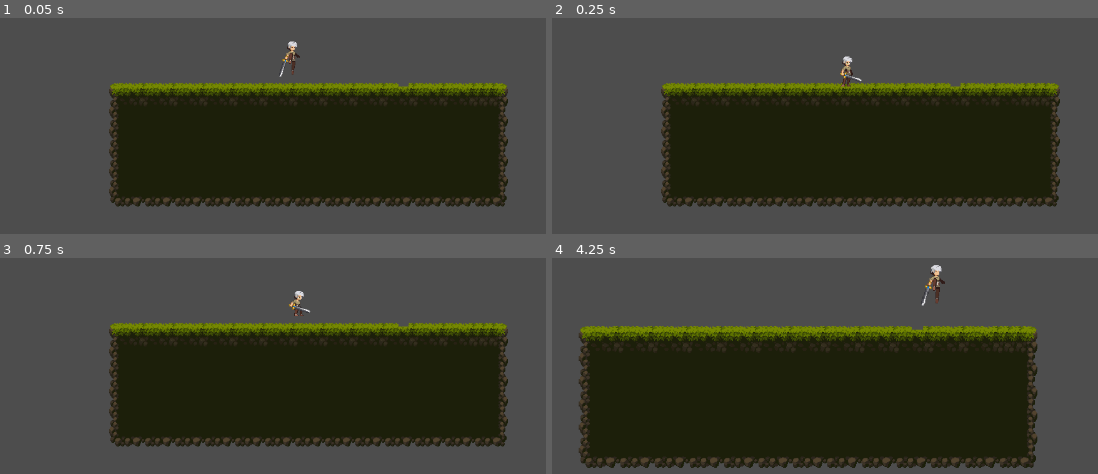
Above: before the commit, frames 1-4 (two rows, left to right).
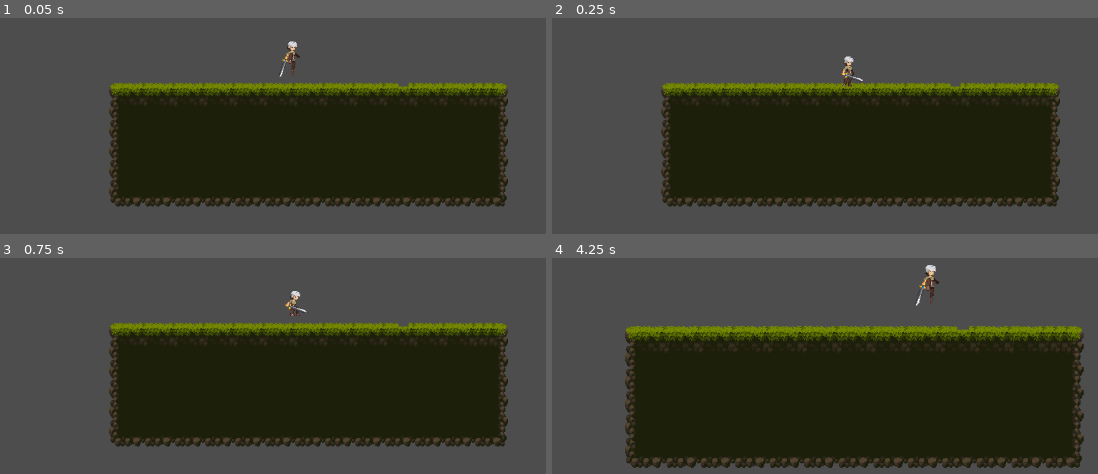
Above: after the commit, the same moments.

Repository: etscheelk/GameTests
Game: Godot game, scene res://Levels/test_level.tscn
The game is run twice, just before and just after one commit, with the same random seed, the same clock (stepped at 60 frames per second) and the same inputs.
Inputs (mouse positions are in pixels of both pictures, inside the frame that each line leads up to):
- Up to frame 1 (0.05 s): no input
- Up to frame 2 (0.25 s): no input
- Up to frame 3 (0.75 s): move the mouse to (469, 281) at 0.52 s; hold D (right) from 0.53 s (still down); tap Space (jump) at 0.6 s
- Up to frame 4 (4.25 s): tap Space (jump) at 0.77, 1.07, 1.52, 1.55, 1.82, 2.3, 2.85, 3.02, 3.32, 3.77, 3.8, 4.07 s; move the mouse to (688, 327) at 1.27 s; tap Mouse wheel up (zoomin) at 1.35, 3.6 s; move the mouse to (outside the picture) at 2.02 s; release D (right) at 2.03 s; hold A (left) 2.03-2.78 s; tap Mouse wheel down (zoomout) at 2.1 s; move the mouse to (808, 394) at 2.77 s; hold D (right) from 2.78 s (still down); move the mouse to (1087, 372) at 3.52 s

Frame 1 is identical in both runs. In frame 2, 0.2% of the frame differs, in the area x 52-57%, y 17-32%; in frame 3, 0.3%; in frame 4, 14%, in the area x 4-98%, y 3-98%.

Commit message:
Simplified movement, added sprinting

Diff:
--- a/Characters/player.gd
+++ b/Characters/player.gd
@@ -8,11 +8,23 @@
 @export var jogSpeed : float = 200.0
 @export var runSpeed : float = 250.0
 
+@export var groundAcceleration : float = 200
+@export var groundDeceleration : float = 600
+
+@export var maxTurnSpeed : float = 80
+@export var maxAirTurnSpeed : float = 80
+
+@export var maxAirAcceleration : float = 50
+@export var maxAirDeceleration : float = 50
+
+
+
 @export var jump_velocity : float = -150.0
 @export var double_jump_velocity : float = -100.0
 
 @onready var animated_sprite : AnimatedSprite2D = $AnimatedSprite2D
 
+var desiredVelocity : Vector2 = Vector2.ZERO
 var deltaFrameTime : float = 0
 
 # Get the gravity from the project settings to be synced with RigidBody nodes.
@@ -25,6 +37,13 @@
 
 enum states {IDLE, RUNNING, JUMPING, MANTLING}
 var state : states = states.IDLE
+
+var sprinting : bool = false
+
+func _process(delta):
+	desiredVelocity.x = sign(inputDirection.x) * 100
+	if sprinting:
+		desiredVelocity.x *= 2
 
 func _physics_process(delta):
 	deltaFrameTime = delta
@@ -50,10 +69,15 @@
 #			double_jump()
 			pass
 
+	if Input.is_action_pressed("up"):
+		sprinting = true
+	if Input.is_action_just_released("up"):
+		sprinting = false
+
 
 	# Get the input inputDirection and handle the movement/deceleration.
 	# As good practice, you should replace UI actions with custom gameplay actions.
-	inputDirection = sign(Input.get_vector("left", "right", "up", "down"));
+	inputDirection = Input.get_vector("left", "right", "up", "down");
 
 
 
@@ -62,9 +86,9 @@
 #	friction()
 #	accel(Vector2(inputDirection.x, 0), 320, 500)
 	move()
-#	else:
-#		# velocity.x = move_toward(velocity.x, 0, walkSpeed)
-#		pass
+
+#	velocity.x = move_toward(velocity.x, 0, walkSpeed)
+
 
 	move_and_slide()
 	update_animation()
@@ -72,50 +96,42 @@
 
 
 func move() -> void:
-	var max : float = 100
-	if (abs(velocity.x) > max && sign(velocity.x) == inputDirection.x):
-		approachSpeed(max * inputDirection.x, 400.0)
-		print("case 1")
+	var onGround : bool = is_on_floor()
+
+	var acceleration = groundAcceleration if onGround else maxAirAcceleration
+	var deceleration = groundDeceleration if onGround else maxAirDeceleration
+	var turnSpeed    = maxTurnSpeed       if onGround else maxAirTurnSpeed
+
+
+	var speedDelta : float = 0
+	if (inputDirection.x != 0):
+		if (sign(inputDirection.x) != sign(velocity.x)):
+			speedDelta = turnSpeed * deltaFrameTime * (2 if sprinting else 1)
+		else:
+			speedDelta = acceleration * deltaFrameTime * (2 if sprinting else 1)
 	else:
-		approachSpeed(max * inputDirection.x, 800.0)
-		print("case 2")
-
-
+		speedDelta = deceleration * deltaFrameTime
+
+	velocity.x = move_toward(velocity.x, desiredVelocity.x, speedDelta)
 
 	print(velocity)
 
 
 
-func approachSpeed(targetSpeed : float, accel : float) -> void:
-	var speed : float = velocity.x
-	var minSpeed : float = 0.01 * targetSpeed
-	var speedDelta : float
-
-	# If user is intending to stop and speed is low enough, set to 0
-	if (inputDirection.x == 0 && speed < minSpeed):
-		velocity.x = 0
-		return
-
-	if (speed >= targetSpeed):
-		speedDelta = -accel * deltaFrameTime
-	else:
-		speedDelta =  accel * deltaFrameTime
-
-
-
-#	if (abs(speedDelta) < 0.05):
-#		speedDelta = 0
-
-	speed += speedDelta
-
-#	if (sign(speed) != sign(velocity.x)):
-#		speed = 0
-
-	velocity.x = speed
-#	if (abs(velocity.x) < 2):
-#		velocity.x = 0
-#		return
-
+#func approachSpeed(targetSpeed : float, accel : float) -> void:
+#	var speed : float = abs(velocity.x)
+#	var minSpeed : float = 0.01 * targetSpeed
+#	var speedDelta : float
+#
+#	if (inputDirection.x != 0):
+#		if (inputDirection.x != sign(velocity.x)):
+#			speedDelta = 200 * deltaFrameTime
+#		else:
+#			speedDelta = accel * deltaFrameTime
+#	else:
+#		speedDelta = accel * 0.5 * deltaFrameTime
+#
+#	velocity.x = move_toward(velocity.x, targetSpeed * inputDirection.x, speedDelta)
 
 
 func accel(wishdir : Vector2, wishSpeed : float, accel : float):
--- a/Levels/test_level.tscn
+++ b/Levels/test_level.tscn
@@ -1436,6 +1436,7 @@
 [node name="Player" parent="." instance=ExtResource("2_b8k81")]
 position = Vector2(78, 35)
 groundFriction = 400.0
+maxTurnSpeed = 400.0
 
 [node name="RemoteTransform2D" type="RemoteTransform2D" parent="Player"]
 remote_path = NodePath("../../Camera2D")
--- a/project.godot
+++ b/project.godot
@@ -20,6 +20,7 @@
 window/size/viewport_width=1280
 window/size/viewport_height=720
 window/stretch/mode="viewport"
+window/vsync/vsync_mode=0
 
 [input]
 
Not shown, changed: README.md
